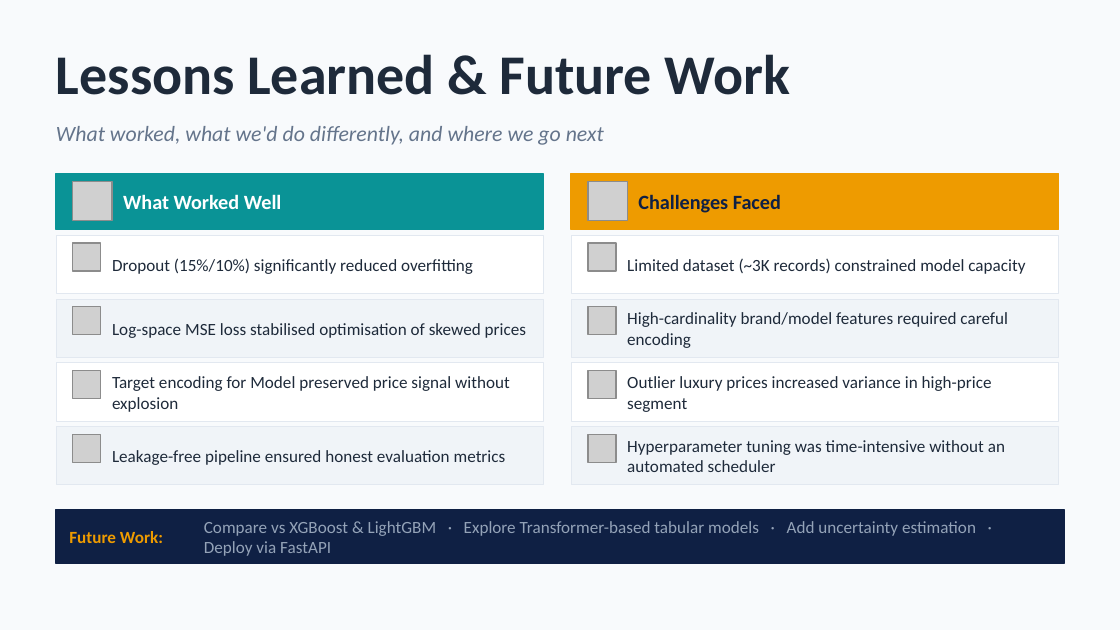
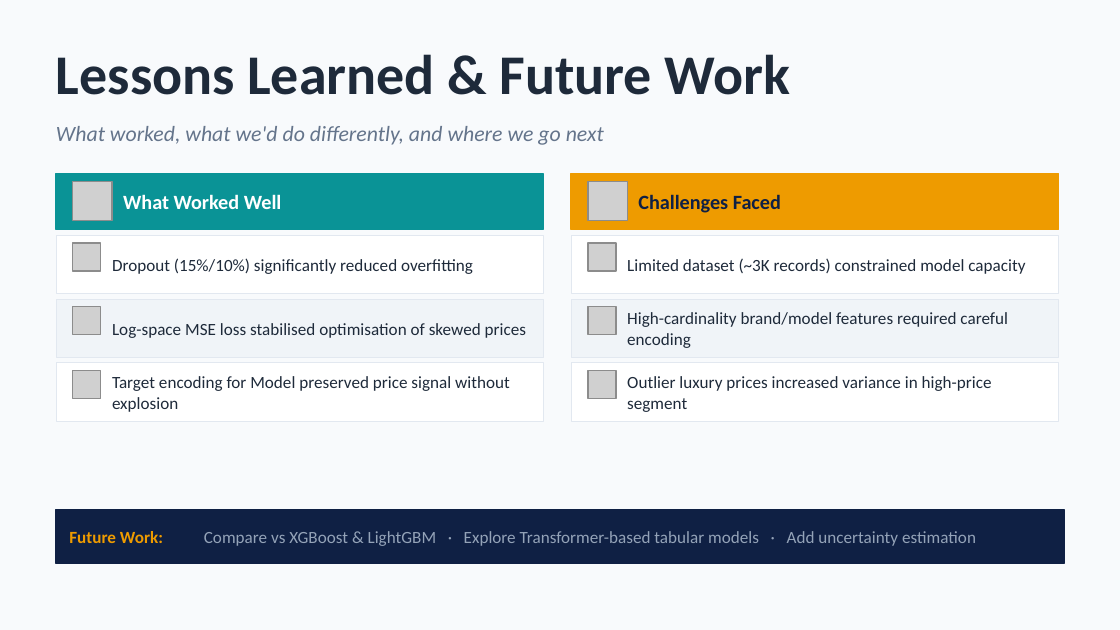
Before and after one commit to shiref-ashraf/Car-price-prediction, a slide deck: slide 19 of CarPricePrediction Final.pptx. Drawn at 1120x630 pixels with LibreOffice and Linux fonts; fonts in the diff are those of the drawing; grey boxes stand for pictures. Boxes give left, top, right and bottom in pixels: in the first picture for what was removed or moved away, otherwise in the second. Text is boxed around its words. In the diff, an @@ line names an element or a change of style, - is before the commit and + after.

Commit message:
some edit

```diff
--- a/CarPricePrediction Final.pptx
+++ b/CarPricePrediction Final.pptx
@@ rectangle removed at (56,427,543,485) @@
@@ picture removed at (73,435,101,463) @@
@@ rectangle removed at (571,427,1058,485) @@
@@ picture removed at (588,435,616,463) @@
@@ text removed at (627,440,1005,472) @@
-Hyperparameter tuning was time-intensive without an automated scheduler
@@ text removed at (112,450,506,465) @@
-Leakage-free pipeline ensured honest evaluation metrics
@@ text at (204,531,976,546): text changed @@
-Compare vs XGBoost & LightGBM · Explore Transformer-based tabular models · Add uncertainty estimation · Deploy via FastAPI
+Compare vs XGBoost & LightGBM · Explore Transformer-based tabular models · Add uncertainty estimation
```
Also in this commit, not shown: 3 other slides changed, 1 slide added, 1 slide removed.
